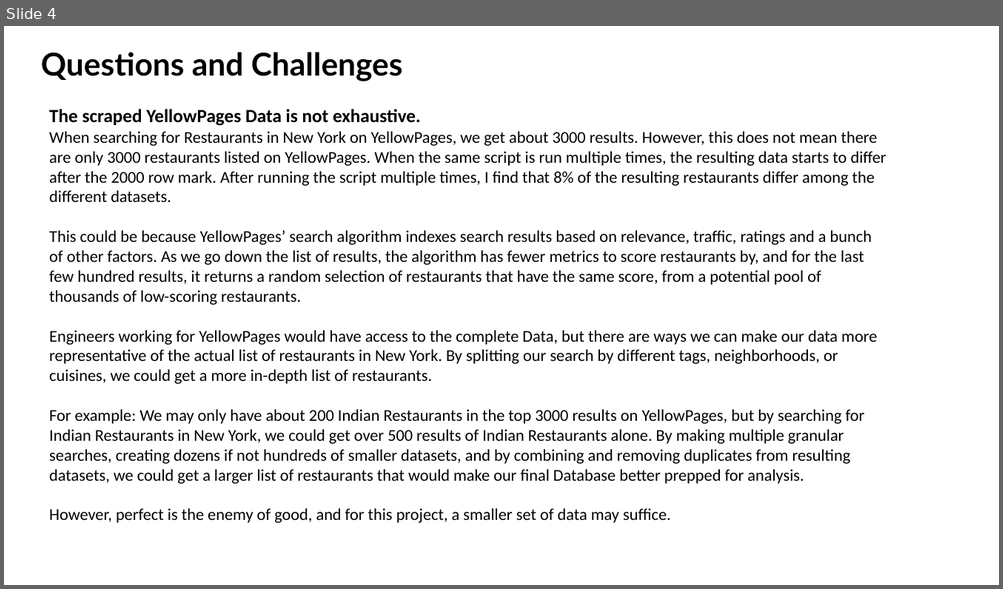
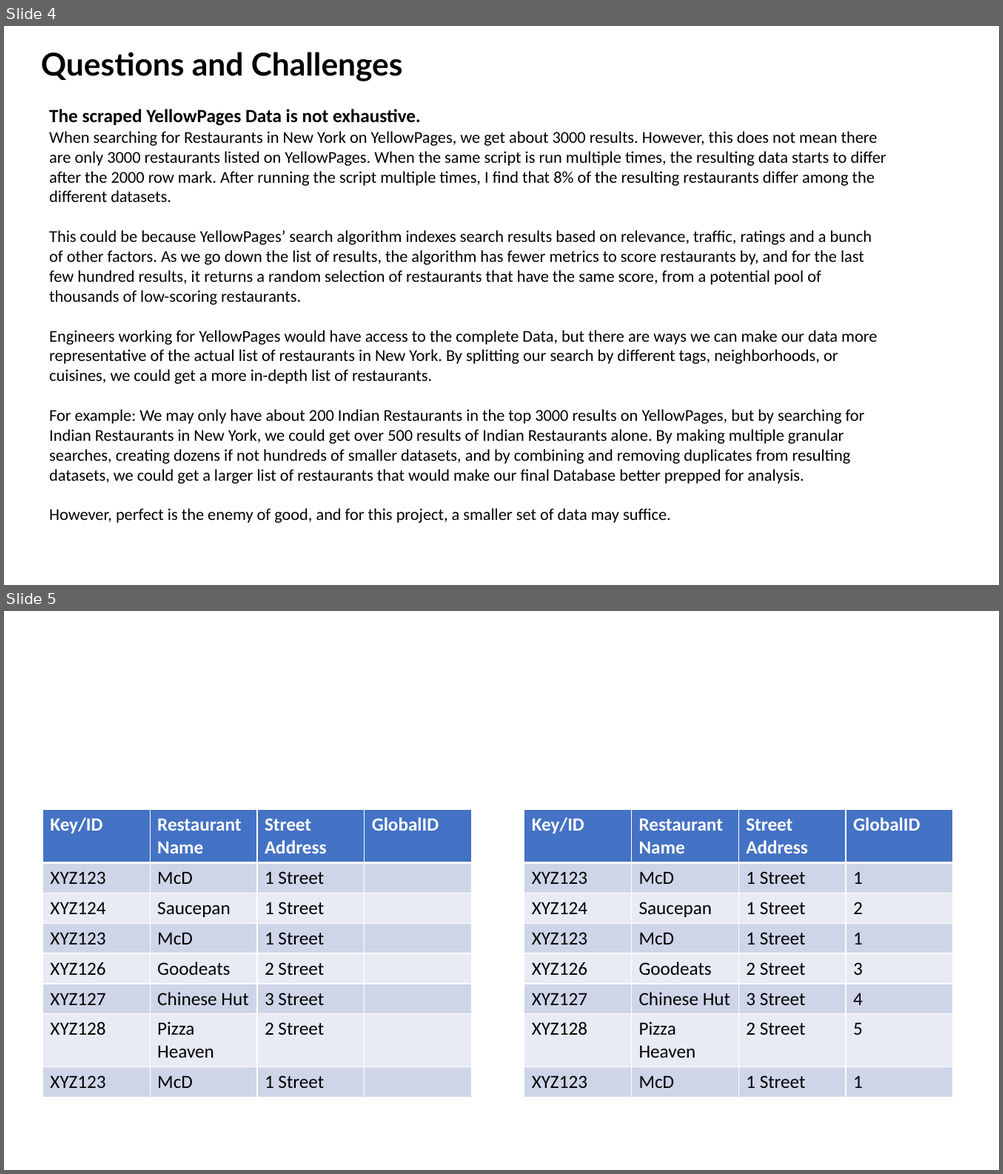
Before and after one commit to sephi-22/restaurant_services_analytics, a slide deck: ETH_Project 1.pptx. Shown one above the other, each under a label of ours: slide 4 before the commit, slides 4 and 5 after it. The pictures are 1003x589 and 1003x1174 pixels, drawn with LibreOffice and Linux fonts; fonts in the diff are those of the drawing. Boxes give left, top, right and bottom in pixels: in the first picture for what was removed or moved away, otherwise in the second. Text is boxed around its words. In the diff, an @@ line names an element or a change of style, - is before the commit and + after.

Commit message:
Added slide for func1

```diff
--- a/ETH_Project 1.pptx
+++ b/ETH_Project 1.pptx
@@ slide 5 added at (4, 611, 999, 1170), background #FFFFFF @@
@@ table added at (42, 810, 472, 1093), 8 rows, 4 columns @@
+Key/ID | Restaurant Name | Street Address | GlobalID
+XYZ123 | McD | 1 Street | 
+XYZ124 | Saucepan | 1 Street | 
+XYZ123 | McD | 1 Street | 
+XYZ126 | Goodeats | 2 Street | 
+XYZ127 | Chinese Hut | 3 Street | 
+XYZ128 | Pizza Heaven | 2 Street | 
+XYZ123 | McD | 1 Street | 
@@ table added at (524, 810, 954, 1093), 8 rows, 4 columns @@
+Key/ID | Restaurant Name | Street Address | GlobalID
+XYZ123 | McD | 1 Street | 1
+XYZ124 | Saucepan | 1 Street | 2
+XYZ123 | McD | 1 Street | 1
+XYZ126 | Goodeats | 2 Street | 3
+XYZ127 | Chinese Hut | 3 Street | 4
+XYZ128 | Pizza Heaven | 2 Street | 5
+XYZ123 | McD | 1 Street | 1
```
